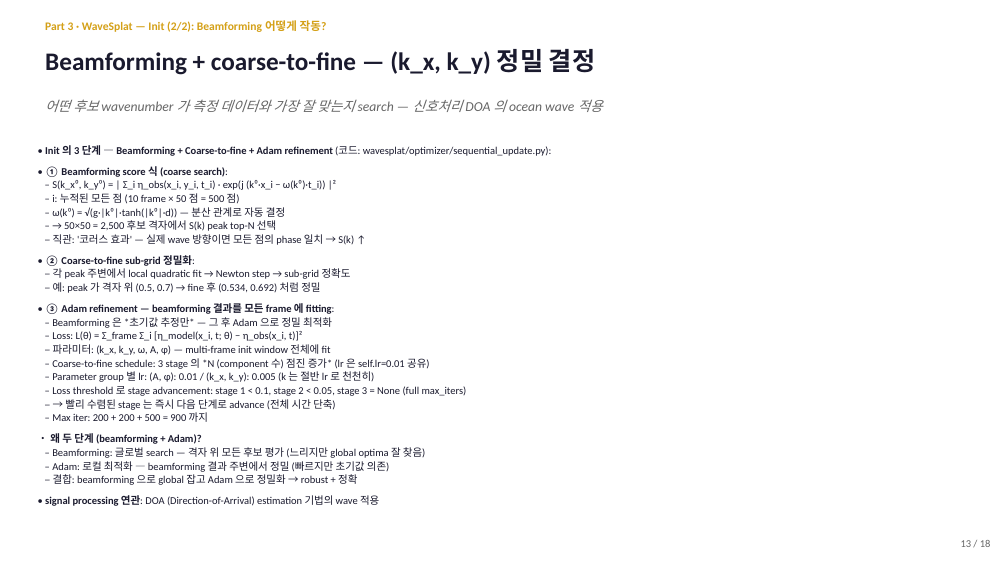
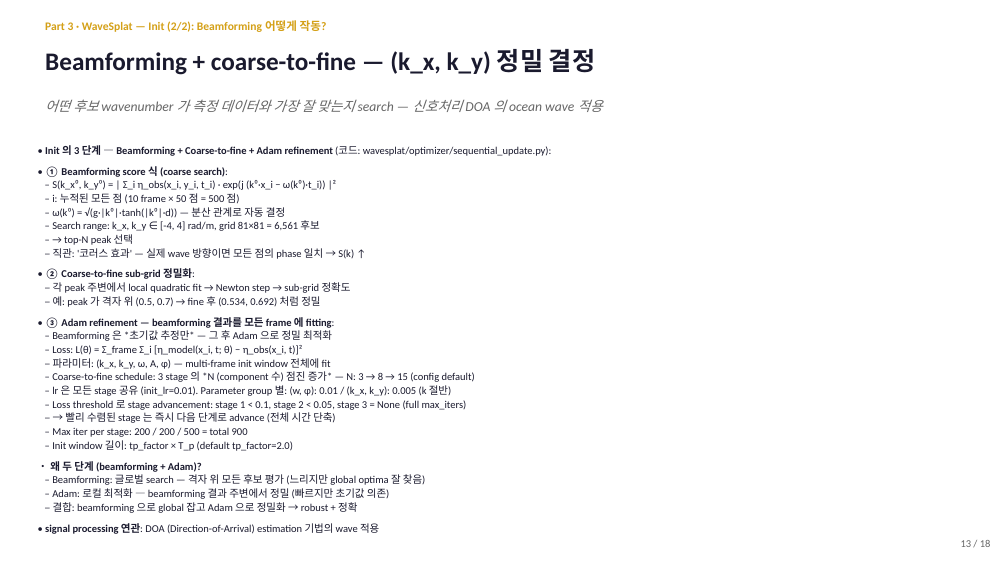
Before and after one commit to SAEYONGPARK94/wavesplat, a slide deck: slide 13 of wavesplat/docs/labmeeting_2026_05_13.pptx. Drawn at 1008x567 pixels with LibreOffice and Linux fonts; fonts in the diff are those of the drawing. Boxes give left, top, right and bottom in pixels: in the first picture for what was removed or moved away, otherwise in the second. Text is boxed around its words. In the diff, an @@ line names an element or a change of style, - is before the commit and + after.

```diff
--- a/wavesplat/docs/labmeeting_2026_05_13.pptx
+++ b/wavesplat/docs/labmeeting_2026_05_13.pptx
@@ text at (52,220,319,245): text changed @@
-– → 50×50 = 2,500 후보 격자에서 S(k) peak top-N 선택
+– Search range: k_x, k_y ∈ [-4, 4] rad/m, grid 81×81 = 6,561 후보
+– → top-N peak 선택
@@ text at (52,371,475,396): text changed @@
-– Coarse-to-fine schedule: 3 stage 의 *N (component 수) 점진 증가* (lr 은 self.lr=0.01 공유)
-– Parameter group 별 lr: (A, φ): 0.01 / (k_x, k_y): 0.005 (k 는 절반 lr 로 천천히)
+– Coarse-to-fine schedule: 3 stage 의 *N (component 수) 점진 증가* — N: 3 → 8 → 15 (config default)
+– lr 은 모든 stage 공유 (init_lr=0.01). Parameter group 별: (w, φ): 0.01 / (k_x, k_y): 0.005 (k 절반)
@@ text at (52,428,293,451): text changed @@
-– Max iter: 200 + 200 + 500 = 900 까지
+– Max iter per stage: 200 / 200 / 500 = total 900
+– Init window 길이: tp_factor × T_p (default tp_factor=2.0)
```
Also in this commit, not shown: 3 other slides changed, 1 other file.
